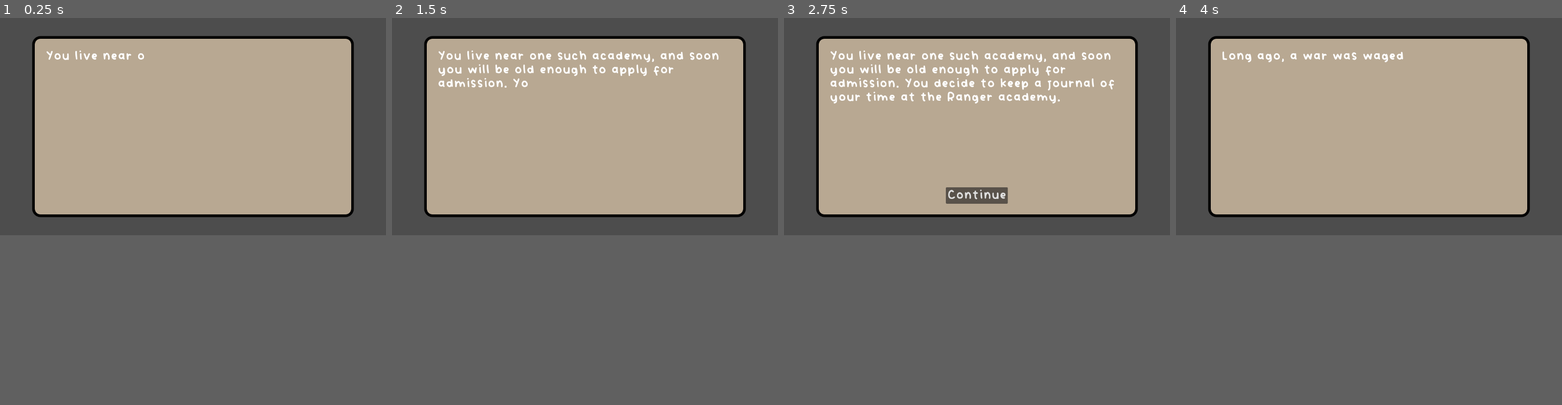
Above: before the commit, frames 1-4 (left to right).
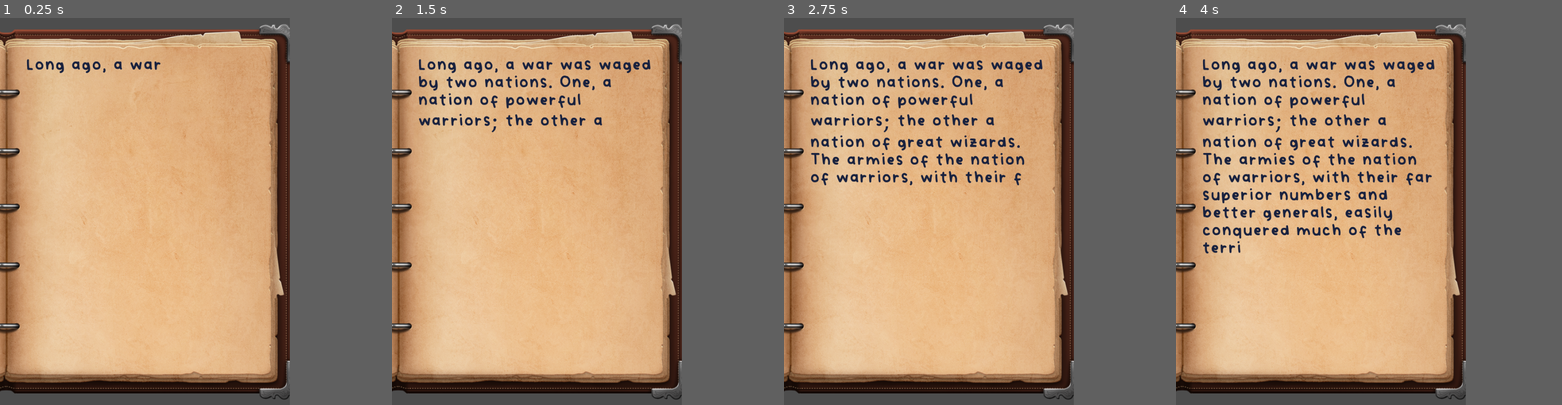
Above: after the commit, the same moments.

Repository: starlightlacuna/godot-wild-jam-75
Game: Godot game, scene res://journal.tscn
Two runs of this game, one before a commit and one after it. Both use one fixed random seed, a clock stepped at 60 frames per second and the inputs below. The engine's default icon, where the game draws it, is replaced by a stand-in: a white triangle on a blue panel in a dark square.
Inputs (mouse positions are in pixels of both pictures, inside the frame that each line leads up to):
- Up to frame 1 (0.25 s): no input
- Up to frame 2 (1.5 s): no input
- Up to frame 3 (2.75 s): no input
- Up to frame 4 (4 s): click (1369, 196) at 2.75 s, where only the run before the commit has a clickable "Continue"; click (1311, 56) at 3.5 s, where only the run before the commit has a clickable "Prologue"
In our replay, the window is 799x449 before the commit and 600x800 after it. These sizes can differ from the game's own. Grey fills any space a smaller window leaves; there, only what the larger window draws over its background counts as a difference.

The runs differ from the first frame. In frame 1, 77% of the frame differs, in the area x 0-100%, y 0-99%; in frame 2, 77%; in frame 3, 77%; in frame 4, 77%.

Commit message:
Add Day 1 and change aspect ratio to vertical

Diff:
--- /dev/null
+++ b/Data/Day 1/Choices/day1_annoying.tres
@@ -0,0 +1,21 @@
+[gd_resource type="Resource" script_class="ChoiceData" load_steps=6 format=3 uid="uid://bkqr0t2gld2d4"]
+
+[ext_resource type="Script" path="res://Data/choice_effect.gd" id="1_0bsix"]
+[ext_resource type="Script" path="res://Data/change_world_value.gd" id="2_2hxww"]
+[ext_resource type="Script" path="res://Data/requirement.gd" id="3_207qo"]
+[ext_resource type="Script" path="res://Data/choice_data.gd" id="4_4m8cg"]
+
+[sub_resource type="Resource" id="Resource_0x8ml"]
+script = ExtResource("2_2hxww")
+key = "player.camaraderie"
+value = "1"
+type = 2
+operation = 2
+
+[resource]
+script = ExtResource("4_4m8cg")
+choice_tag = "DAY1_ANNOYING"
+text = "annoying."
+button_text = "Annoying"
+effects = Array[ExtResource("1_0bsix")]([SubResource("Resource_0x8ml")])
+requirements = Array[ExtResource("3_207qo")]([])
--- /dev/null
+++ b/Data/Day 1/Choices/day1_cool.tres
@@ -0,0 +1,21 @@
+[gd_resource type="Resource" script_class="ChoiceData" load_steps=6 format=3 uid="uid://bcg3xa6bh24h5"]
+
+[ext_resource type="Script" path="res://Data/choice_effect.gd" id="1_kshw1"]
+[ext_resource type="Script" path="res://Data/change_world_value.gd" id="2_3i4vb"]
+[ext_resource type="Script" path="res://Data/requirement.gd" id="2_5hxq7"]
+[ext_resource type="Script" path="res://Data/choice_data.gd" id="3_csh4q"]
+
+[sub_resource type="Resource" id="Resource_0x8ml"]
+script = ExtResource("2_3i4vb")
+key = "player.camaraderie"
+value = "1"
+type = 2
+operation = 1
+
+[resource]
+script = ExtResource("3_csh4q")
+choice_tag = "DAY1_COOL"
+text = "cool."
+button_text = "Cool"
+effects = Array[ExtResource("1_kshw1")]([SubResource("Resource_0x8ml")])
+requirements = Array[ExtResource("2_5hxq7")]([])
--- a/Data/Day 1/Entries/day1_2.tres
+++ b/Data/Day 1/Entries/day1_2.tres
@@ -1,6 +1,7 @@
-[gd_resource type="Resource" script_class="JournalEntryData" load_steps=9 format=3 uid="uid://cftthc8brjq36"]
+[gd_resource type="Resource" script_class="JournalEntryData" load_steps=10 format=3 uid="uid://cftthc8brjq36"]
 
 [ext_resource type="Script" path="res://Data/choice_data.gd" id="1_vufwc"]
+[ext_resource type="Resource" uid="uid://1g3vcjfuboew" path="res://Data/Day 1/Entries/day1_3.tres" id="2_u36ev"]
 [ext_resource type="Script" path="res://Data/journal_entry_data.gd" id="2_x2efn"]
 [ext_resource type="Script" path="res://Data/text_with_requirements.gd" id="3_k83dn"]
 [ext_resource type="Script" path="res://Data/requirement.gd" id="4_g3kcc"]
@@ -33,4 +34,5 @@
 script = ExtResource("2_x2efn")
 texts = Array[ExtResource("3_k83dn")]([SubResource("Resource_dy56e"), SubResource("Resource_46dv4")])
 choices = Array[ExtResource("1_vufwc")]([])
+next_entry = ExtResource("2_u36ev")
 sequence_tag = "day1"
--- a/Data/Day 1/Entries/day1_2_excited.tres
+++ /dev/null
@@ -1,14 +0,0 @@
-[gd_resource type="Resource" script_class="JournalEntryData" load_steps=6 format=3 uid="uid://ctfm1ju1x6jh3"]
-
-[ext_resource type="Script" path="res://Data/choice_data.gd" id="1_8kxpo"]
-[ext_resource type="Resource" uid="uid://drngiwv6401v0" path="res://Data/continue.tres" id="2_0rlac"]
-[ext_resource type="Resource" uid="uid://cftthc8brjq36" path="res://Data/Day 1/Entries/day1_2.tres" id="3_ro3n6"]
-[ext_resource type="Script" path="res://Data/journal_entry_data.gd" id="4_vynrf"]
-[ext_resource type="Script" path="res://Data/text_with_requirements.gd" id="5_018g1"]
-
-[resource]
-script = ExtResource("4_vynrf")
-texts = Array[ExtResource("5_018g1")]([])
-choices = Array[ExtResource("1_8kxpo")]([ExtResource("2_0rlac")])
-next_entry = ExtResource("3_ro3n6")
-sequence_tag = ""
--- a/Data/Day 1/Entries/day1_2_nervous.tres
+++ /dev/null
@@ -1,12 +0,0 @@
-[gd_resource type="Resource" script_class="JournalEntryData" load_steps=5 format=3 uid="uid://citamryy80dpa"]
-
-[ext_resource type="Script" path="res://Data/choice_data.gd" id="1_vi2jd"]
-[ext_resource type="Resource" uid="uid://drngiwv6401v0" path="res://Data/continue.tres" id="2_o4btd"]
-[ext_resource type="Resource" uid="uid://cftthc8brjq36" path="res://Data/Day 1/Entries/day1_2.tres" id="3_lqvlg"]
-[ext_resource type="Script" path="res://Data/journal_entry_data.gd" id="4_rd27n"]
-
-[resource]
-script = ExtResource("4_rd27n")
-text = "I really hope that nothing goes wrong."
-choices = Array[ExtResource("1_vi2jd")]([ExtResource("2_o4btd")])
-next_entry = ExtResource("3_lqvlg")
--- /dev/null
+++ b/Data/Day 1/Entries/day1_3.tres
@@ -0,0 +1,21 @@
+[gd_resource type="Resource" script_class="JournalEntryData" load_steps=9 format=3 uid="uid://1g3vcjfuboew"]
+
+[ext_resource type="Script" path="res://Data/choice_data.gd" id="1_6ee6y"]
+[ext_resource type="Resource" uid="uid://bkqr0t2gld2d4" path="res://Data/Day 1/Choices/day1_annoying.tres" id="2_bm2t7"]
+[ext_resource type="Script" path="res://Data/journal_entry_data.gd" id="2_khguh"]
+[ext_resource type="Resource" uid="uid://bcg3xa6bh24h5" path="res://Data/Day 1/Choices/day1_cool.tres" id="3_foufm"]
+[ext_resource type="Script" path="res://Data/text_with_requirements.gd" id="3_unq4n"]
+[ext_resource type="Resource" uid="uid://8uaodmqidylv" path="res://Data/Day 1/Entries/day1_4.tres" id="4_bwi0r"]
+[ext_resource type="Script" path="res://Data/requirement.gd" id="4_l7wfj"]
+
+[sub_resource type="Resource" id="Resource_dy56e"]
+script = ExtResource("3_unq4n")
+text = "The other day I was at the market and saw my friend Sam. Even though we're not students yet, he's already putting in an order for an arming blade at the swordsmith! He's about the same age as me, but he's always been stronger and faster. Everyone thinks he'll be a great ranger and he's basically guaranteed to be accepted into the academy. I think he's "
+requirements = Array[ExtResource("4_l7wfj")]([])
+
+[resource]
+script = ExtResource("2_khguh")
+texts = Array[ExtResource("3_unq4n")]([SubResource("Resource_dy56e")])
+choices = Array[ExtResource("1_6ee6y")]([ExtResource("2_bm2t7"), ExtResource("3_foufm")])
+next_entry = ExtResource("4_bwi0r")
+sequence_tag = "day1"
--- /dev/null
+++ b/Data/Day 1/Entries/day1_4.tres
@@ -0,0 +1,43 @@
+[gd_resource type="Resource" script_class="JournalEntryData" load_steps=11 format=3 uid="uid://8uaodmqidylv"]
+
+[ext_resource type="Script" path="res://Data/choice_data.gd" id="1_fdyof"]
+[ext_resource type="Script" path="res://Data/journal_entry_data.gd" id="4_0a7ai"]
+[ext_resource type="Resource" uid="uid://cugmur5u86iq8" path="res://Data/Day 1/Entries/day1_5.tres" id="4_excpy"]
+[ext_resource type="Script" path="res://Data/text_with_requirements.gd" id="5_b2mku"]
+[ext_resource type="Script" path="res://Data/requirement.gd" id="6_om4hy"]
+
+[sub_resource type="Resource" id="Resource_dy56e"]
+script = ExtResource("5_b2mku")
+text = "If I get accepted, we'll probably be in the same class. "
+requirements = Array[ExtResource("6_om4hy")]([])
+
+[sub_resource type="Resource" id="Resource_k3cyv"]
+script = ExtResource("6_om4hy")
+key = "player.camaraderie"
+value = "0"
+type = 2
+operator = 2
+
+[sub_resource type="Resource" id="Resource_xqdl8"]
+script = ExtResource("5_b2mku")
+text = "I'll work hard to catch up to him so our class will be the best in the academy."
+requirements = Array[ExtResource("6_om4hy")]([SubResource("Resource_k3cyv")])
+
+[sub_resource type="Resource" id="Resource_n14be"]
+script = ExtResource("6_om4hy")
+key = "player.camaraderie"
+value = "0"
+type = 2
+operator = 3
+
+[sub_resource type="Resource" id="Resource_w26wd"]
+script = ExtResource("5_b2mku")
+text = "I'll work hard to become better than him, so people will finally notice my skills."
+requirements = Array[ExtResource("6_om4hy")]([SubResource("Resource_n14be")])
+
+[resource]
+script = ExtResource("4_0a7ai")
+texts = Array[ExtResource("5_b2mku")]([SubResource("Resource_dy56e"), SubResource("Resource_xqdl8"), SubResource("Resource_w26wd")])
+choices = Array[ExtResource("1_fdyof")]([])
+next_entry = ExtResource("4_excpy")
+sequence_tag = "day1"
--- /dev/null
+++ b/Data/Day 1/Entries/day1_5.tres
@@ -0,0 +1,17 @@
+[gd_resource type="Resource" script_class="JournalEntryData" load_steps=6 format=3 uid="uid://cugmur5u86iq8"]
+
+[ext_resource type="Script" path="res://Data/choice_data.gd" id="1_m7met"]
+[ext_resource type="Script" path="res://Data/journal_entry_data.gd" id="4_jqh76"]
+[ext_resource type="Script" path="res://Data/text_with_requirements.gd" id="5_hcxgi"]
+[ext_resource type="Script" path="res://Data/requirement.gd" id="6_kumck"]
+
+[sub_resource type="Resource" id="Resource_dy56e"]
+script = ExtResource("5_hcxgi")
+text = "Anyway, I have to go to bed. The exam starts an hour after sunrise, so I need all the rest I can get!"
+requirements = Array[ExtResource("6_kumck")]([])
+
+[resource]
+script = ExtResource("4_jqh76")
+texts = Array[ExtResource("5_hcxgi")]([SubResource("Resource_dy56e")])
+choices = Array[ExtResource("1_m7met")]([])
+sequence_tag = "day1"
--- a/Data/text_with_requirements.gd
+++ b/Data/text_with_requirements.gd
@@ -1,7 +1,7 @@
 class_name TextWithRequirements
 extends Resource
 
-@export var text: String
+@export_multiline var text: String
 @export var requirements: Array[Requirement]
 
 func are_requirements_fulfilled() -> bool:
--- a/journal.gd
+++ b/journal.gd
@@ -1,5 +1,5 @@
 class_name Journal
-extends CenterContainer
+extends Control
 
 enum Mode { JOURNAL_ENTRY, INTERSEQUENCE }
 
@@ -7,8 +7,8 @@
 
 @onready var choice_container: HFlowContainer = %ChoiceContainer
 @onready var entry_label: JournalLabel = %EntryLabel
-@onready var journal_entry_container: VBoxContainer = $JournalEntryContainer
-@onready var intersequence_container: HBoxContainer = $IntersequenceContainer
+@onready var journal_entry_container: VBoxContainer = %JournalEntryContainer
+@onready var intersequence_container: HBoxContainer = %IntersequenceContainer
 @onready var sequence_button_container: VBoxContainer = %SequenceButtonContainer
 
 const choice_button_scene: PackedScene = preload("res://UI/choice_button.tscn")
@@ -81,10 +81,13 @@
 					sequence_button.hide()
 
 func _get_current_entry_text() -> String:
-	var text: String
+	var text: String = ""
 	for text_with_requirements in current_entry.texts:
+		if text_with_requirements.requirements.is_empty():
+			text += text_with_requirements.text
+			continue
 		if text_with_requirements.are_requirements_fulfilled():
-			text = text_with_requirements.text
+			text += text_with_requirements.text
 			break
 	return text
 
@@ -104,6 +107,8 @@
 
 func show_choices() -> void:
 	# By default, we add a continue button so we can load the next entry in the sequence.
+	# TODO: Add a flag to determine whether to show a continue button or to automatically
+	# append the next entry to the journal label.
 	if current_entry.choices.is_empty():
 		var continue_button: ChoiceButton = choice_button_scene.instantiate()
 		continue_button.initialize(continue_button_data)
--- a/journal.tscn
+++ b/journal.tscn
@@ -1,9 +1,9 @@
-[gd_scene load_steps=10 format=3 uid="uid://cncf0vy3hh8k1"]
+[gd_scene load_steps=9 format=3 uid="uid://cncf0vy3hh8k1"]
 
 [ext_resource type="Script" path="res://journal.gd" id="1_i0mx5"]
 [ext_resource type="FontFile" uid="uid://l3y6ih5w8yke" path="res://Assets/Fonts/vividly/Vividly-Regular.otf" id="1_saxwu"]
-[ext_resource type="Resource" uid="uid://g0i66ygu6tu7" path="res://Data/Prologue/prologue5.tres" id="3_mx54i"]
 [ext_resource type="Script" path="res://journal_label.gd" id="3_tdy8e"]
+[ext_resource type="Texture2D" uid="uid://u078a8s5bj8l" path="res://Assets/book.png" id="3_yxov7"]
 [ext_resource type="PackedScene" uid="uid://df452r7swku13" path="res://UI/choice_button.tscn" id="4_euoka"]
 [ext_resource type="Texture2D" uid="uid://b500siv7pq5d5" path="res://icon.svg" id="5_q54pe"]
 [ext_resource type="Script" path="res://sequence_button.gd" id="5_s77bq"]
@@ -11,22 +11,12 @@
 [sub_resource type="Theme" id="Theme_5ffud"]
 Button/font_sizes/font_size = 56
 Button/fonts/font = ExtResource("1_saxwu")
+RichTextLabel/colors/default_color = Color(0.0936841, 0.129262, 0.243799, 1)
 RichTextLabel/font_sizes/normal_font_size = 56
 RichTextLabel/fonts/normal_font = ExtResource("1_saxwu")
 
-[sub_resource type="StyleBoxFlat" id="StyleBoxFlat_3hfd7"]
-bg_color = Color(0.720701, 0.656655, 0.571713, 1)
-border_width_left = 8
-border_width_top = 8
-border_width_right = 8
-border_width_bottom = 8
-border_color = Color(0.00351917, 0.00351917, 0.00351916, 1)
-corner_radius_top_left = 24
-corner_radius_top_right = 24
-corner_radius_bottom_right = 24
-corner_radius_bottom_left = 24
-
-[node name="Journal" type="CenterContainer"]
+[node name="Journal" type="Control"]
+layout_mode = 3
 anchors_preset = 15
 anchor_right = 1.0
 anchor_bottom = 1.0
@@ -34,19 +24,37 @@
 grow_vertical = 2
 theme = SubResource("Theme_5ffud")
 script = ExtResource("1_i0mx5")
-journal_entry_override = ExtResource("3_mx54i")
+metadata/_edit_lock_ = true
 
-[node name="Panel" type="Panel" parent="."]
-custom_minimum_size = Vector2(960, 540)
+[node name="BookBackground" type="TextureRect" parent="."]
+custom_minimum_size = Vector2(1280, 720)
 layout_mode = 2
-theme_override_styles/panel = SubResource("StyleBoxFlat_3hfd7")
+offset_left = -840.0
+offset_top = -24.0
+offset_right = 841.0
+offset_bottom = 921.0
+texture = ExtResource("3_yxov7")
+expand_mode = 1
+stretch_mode = 5
+metadata/_edit_lock_ = true
 
-[node name="JournalEntryContainer" type="VBoxContainer" parent="."]
-visible = false
-custom_minimum_size = Vector2(880, 460)
+[node name="MarginContainer" type="MarginContainer" parent="."]
+layout_mode = 1
+anchors_preset = 15
+anchor_right = 1.0
+anchor_bottom = 1.0
+grow_horizontal = 2
+grow_vertical = 2
+theme_override_constants/margin_left = 60
+theme_override_constants/margin_top = 90
+theme_override_constants/margin_right = 50
+theme_override_constants/margin_bottom = 90
+
+[node name="JournalEntryContainer" type="VBoxContainer" parent="MarginContainer"]
+unique_name_in_owner = true
 layout_mode = 2
 
-[node name="EntryLabel" type="RichTextLabel" parent="JournalEntryContainer"]
+[node name="EntryLabel" type="RichTextLabel" parent="MarginContainer/JournalEntryContainer"]
 unique_name_in_owner = true
 layout_mode = 2
 size_flags_vertical = 3
@@ -57,70 +65,73 @@
 script = ExtResource("3_tdy8e")
 text_speed = 120.0
 
-[node name="TextAdvanceTimer" type="Timer" parent="JournalEntryContainer/EntryLabel"]
+[node name="TextAdvanceTimer" type="Timer" parent="MarginContainer/JournalEntryContainer/EntryLabel"]
 wait_time = 0.1
 one_shot = true
 
-[node name="ChoiceContainer" type="HFlowContainer" parent="JournalEntryContainer"]
+[node name="ChoiceContainer" type="HFlowContainer" parent="MarginContainer/JournalEntryContainer"]
 unique_name_in_owner = true
 layout_mode = 2
 alignment = 1
 
-[node name="ChoiceButton" parent="JournalEntryContainer/ChoiceContainer" instance=ExtResource("4_euoka")]
+[node name="ChoiceButton" parent="MarginContainer/JournalEntryContainer/ChoiceContainer" instance=ExtResource("4_euoka")]
 layout_mode = 2
 
-[node name="IntersequenceContainer" type="HBoxContainer" parent="."]
-custom_minimum_size = Vector2(880, 460)
+[node name="IntersequenceContainer" type="HBoxContainer" parent="MarginContainer"]
+unique_name_in_owner = true
+visible = false
 layout_mode = 2
 
-[node name="SequenceButtonContainer" type="VBoxContainer" parent="IntersequenceContainer"]
+[node name="SequenceButtonContainer" type="VBoxContainer" parent="MarginContainer/IntersequenceContainer"]
 unique_name_in_owner = true
 layout_mode = 2
 size_flags_horizontal = 3
+size_flags_vertical = 4
 size_flags_stretch_ratio = 3.0
 
-[node name="PrologueButton" type="Button" parent="IntersequenceContainer/SequenceButtonContainer"]
+[node name="PrologueButton" type="Button" parent="MarginContainer/IntersequenceContainer/SequenceButtonContainer"]
 layout_mode = 2
 text = "Prologue"
 script = ExtResource("5_s77bq")
 sequence_tag = "prologue"
 
-[node name="Day1Button" type="Button" parent="IntersequenceContainer/SequenceButtonContainer"]
+[node name="Day1Button" type="Button" parent="MarginContainer/IntersequenceContainer/SequenceButtonContainer"]
 layout_mode = 2
 text = "Day 1"
 script = ExtResource("5_s77bq")
 sequence_tag = "day1"
 
-[node name="Day2Button" type="Button" parent="IntersequenceContainer/SequenceButtonContainer"]
+[node name="Day2Button" type="Button" parent="MarginContainer/IntersequenceContainer/SequenceButtonContainer"]
 layout_mode = 2
 text = "Day 2"
 script = ExtResource("5_s77bq")
 sequence_tag = "day2"
 
-[node name="Day3Button" type="Button" parent="IntersequenceContainer/SequenceButtonContainer"]
+[node name="Day3Button" type="Button" parent="MarginContainer/IntersequenceContainer/SequenceButtonContainer"]
 layout_mode = 2
 text = "Day 3"
 script = ExtResource("5_s77bq")
 sequence_tag = "day3"
 
-[node name="StatsContainer" type="VBoxContainer" parent="IntersequenceContainer"]
+[node name="StatsContainer" type="VBoxContainer" parent="MarginContainer/IntersequenceContainer"]
 layout_mode = 2
 size_flags_horizontal = 3
+size_flags_vertical = 4
 size_flags_stretch_ratio = 2.0
 
-[node name="TextureRect" type="TextureRect" parent="IntersequenceContainer/StatsContainer"]
+[node name="TextureRect" type="TextureRect" parent="MarginContainer/IntersequenceContainer/StatsContainer"]
 layout_mode = 2
 texture = ExtResource("5_q54pe")
 stretch_mode = 5
 
-[node name="ProgressBar" type="ProgressBar" parent="IntersequenceContainer/StatsContainer"]
+[node name="ProgressBar" type="ProgressBar" parent="MarginContainer/IntersequenceContainer/StatsContainer"]
 layout_mode = 2
 
-[node name="ProgressBar2" type="ProgressBar" parent="IntersequenceContainer/StatsContainer"]
+[node name="ProgressBar2" type="ProgressBar" parent="MarginContainer/IntersequenceContainer/StatsContainer"]
 layout_mode = 2
 
-[node name="ProgressBar3" type="ProgressBar" parent="IntersequenceContainer/StatsContainer"]
+[node name="ProgressBar3" type="ProgressBar" parent="MarginContainer/IntersequenceContainer/StatsContainer"]
 layout_mode = 2
 
-[connection signal="donezo" from="JournalEntryContainer/EntryLabel" to="." method="_on_entry_label_donezo"]
-[connection signal="timeout" from="JournalEntryContainer/EntryLabel/TextAdvanceTimer" to="JournalEntryContainer/EntryLabel" method="_on_text_advance_timer_timeout"]
+[connection signal="donezo" from="MarginContainer/JournalEntryContainer/EntryLabel" to="." method="_on_entry_label_donezo"]
+[connection signal="timeout" from="MarginContainer/JournalEntryContainer/EntryLabel/TextAdvanceTimer" to="MarginContainer/JournalEntryContainer/EntryLabel" method="_on_text_advance_timer_timeout"]
--- a/journal_manager.gd
+++ b/journal_manager.gd
@@ -3,7 +3,7 @@
 ## This contains all the game's state variables. It's referenced by journal entries and choices.
 var world: Dictionary = {
 	"player.attitude": 0,
-	"player.esprit_de_corps": 0,
+	"player.camaraderie": 0,
 }
 
 var sequences: Dictionary = {
--- a/project.godot
+++ b/project.godot
@@ -19,6 +19,11 @@
 
 JournalManager="*res://journal_manager.gd"
 
+[display]
+
+window/size/viewport_width=675
+window/size/viewport_height=900
+
 [rendering]
 
 renderer/rendering_method="gl_compatibility"
Binary file added: Assets/book.png
Not shown, added: Assets/book.png.import
Not shown, changed: Docs/Outline.md
Not shown, added: credits.md
